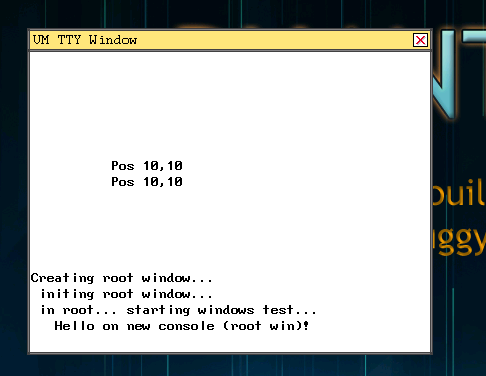
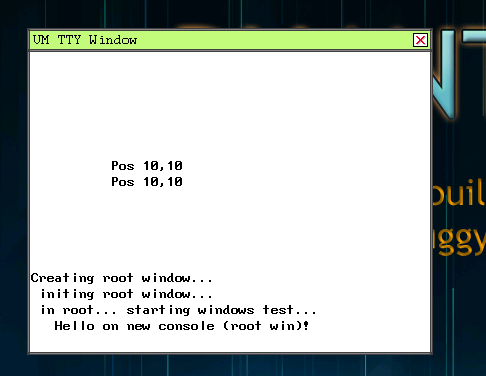
Before/after of a (486, 376) layered artwork. What changed in the layer stack:
painted on "Layer 1" over <box>30,31,430,49</box>
added layer "tbg" above "Layer 5" over <box>30,31,430,49</box>
added layer "Layer 5" over <box>30,31,430,49</box>
